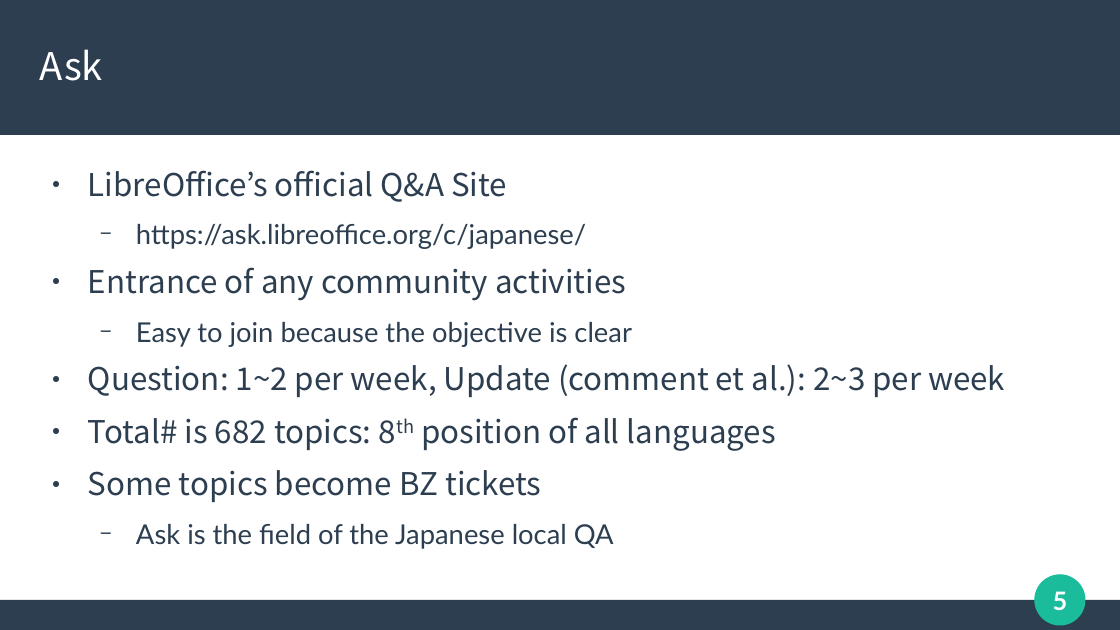
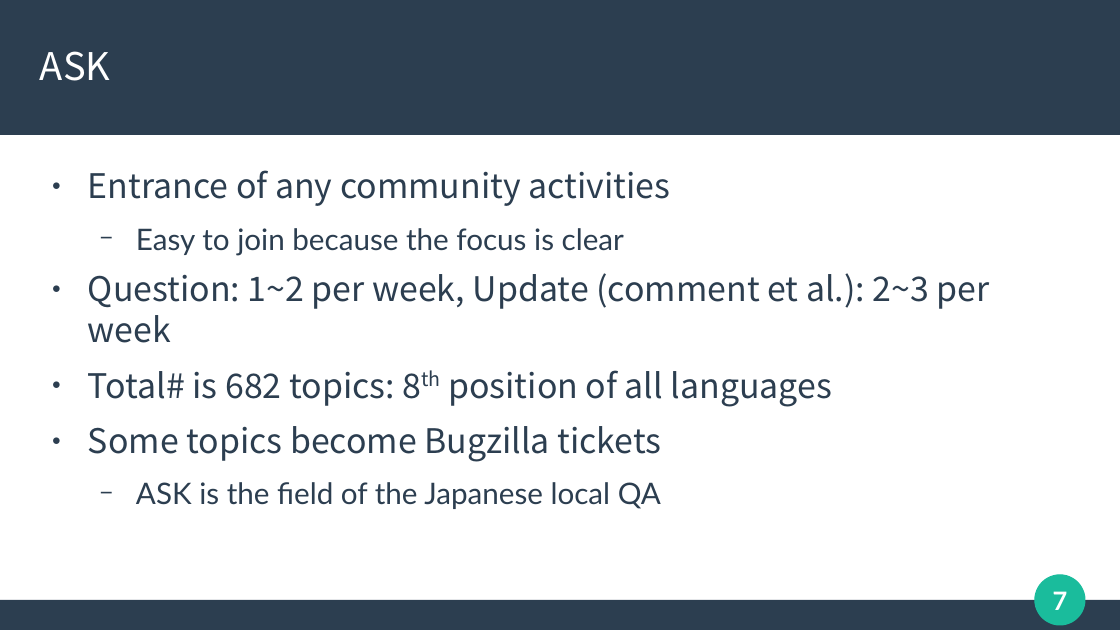
Before and after one commit to naruoga/presentations, a slide deck: slide 7 of 20231008-LOUCA2023-LibO-Japanese-Activities.odp (slide 5 before the commit). Drawn at 1120x630 pixels with LibreOffice and Linux fonts; fonts in the diff are those of the drawing. Boxes give left, top, right and bottom in pixels: in the first picture for what was removed or moved away, otherwise in the second. Text is boxed around its words. In the diff, an @@ line names an element or a change of style, - is before the commit and + after.

```diff
--- a/20231008-LOUCA2023-LibO-Japanese-Activities.odp
+++ b/20231008-LOUCA2023-LibO-Japanese-Activities.odp
@@ title at box(40, 51, 110, 81): text changed @@
-Ask
+ASK
@@ text at box(88, 170, 586, 249): paragraphs removed @@
-● LibreOffice’s official Q&A Site
-  − https://ask.libreoffice.org/c/japanese/
@@ text at box(88, 170, 990, 407): size 22.2 to 24 pt in "Entrance of any community activities", "Question: 1~2 per week, Update (comment et ...", "Total# is 682 topics: 8th position of ..." @@
@@ text at box(136, 228, 624, 256): text changed; size 19.4 to 21 pt @@
-  − Easy to join because the objective is clear
+  − Easy to join because the focus is clear
@@ text at box(88, 426, 661, 509): text changed; size 19.4 to 21 pt @@
-● Some topics become BZ tickets
-  − Ask is the field of the Japanese local QA
+● Some topics become Bugzilla tickets
+  − ASK is the field of the Japanese local QA
@@ page number at box(1053, 591, 1068, 610): text changed @@
-5
+7
```
Also in this commit, not shown: 9 other slides changed, 9 slides added.
